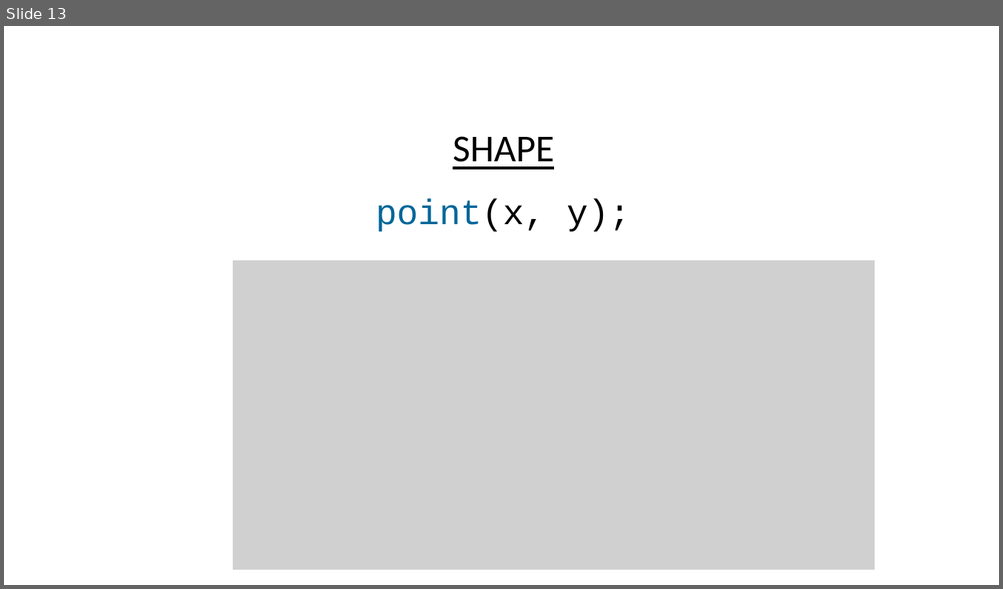
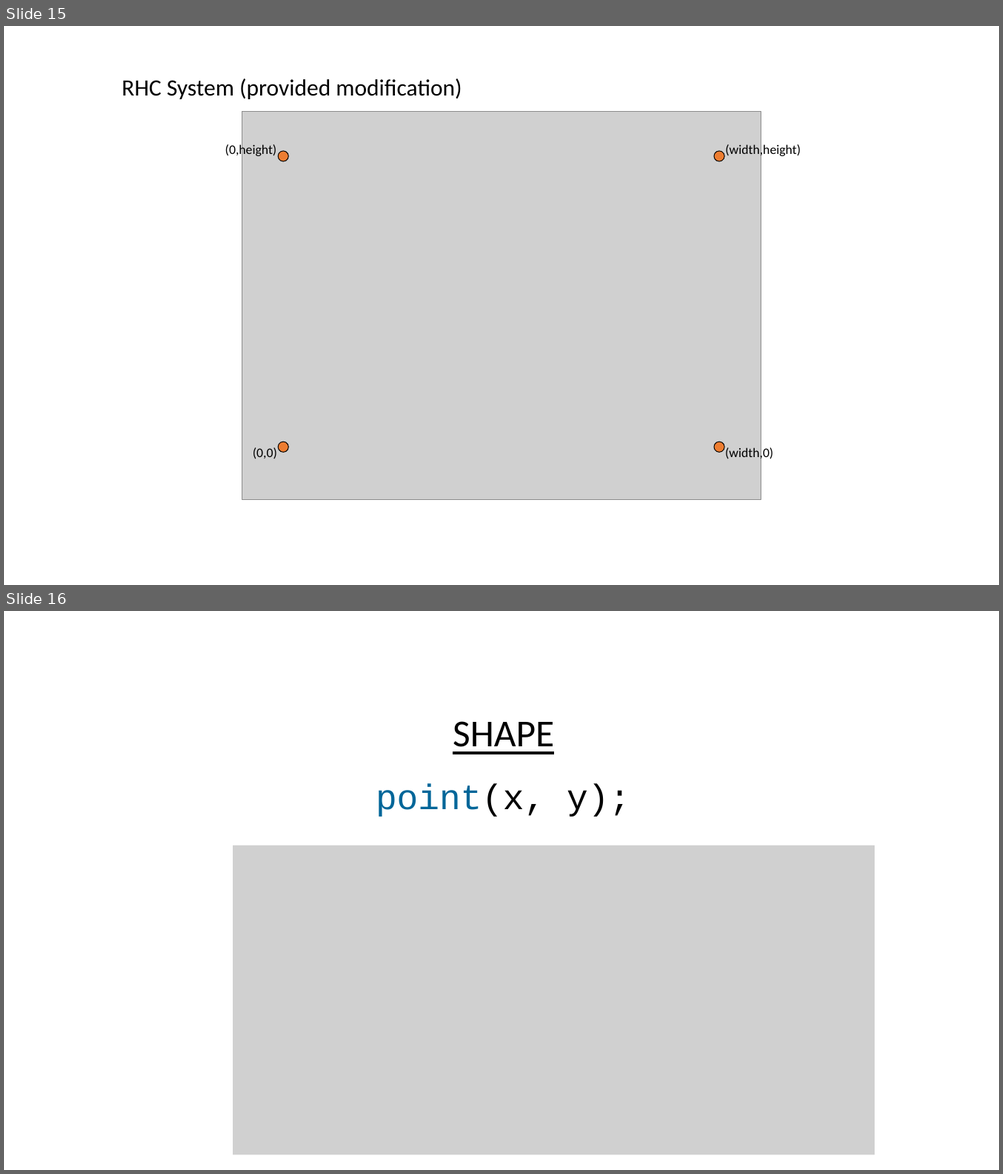
Before and after one commit to USFDataVisualization/Computational-Geometry-Lecture, a slide deck: L02-processing.pptx. Shown one above the other, each under a label of ours: slide 13 before the commit, slides 15 and 16 after it. The pictures are 1003x589 and 1003x1174 pixels, drawn with LibreOffice and Linux fonts; fonts in the diff are those of the drawing; grey boxes stand for pictures; background and template pictures are left out. Boxes give left, top, right and bottom in pixels: in the first picture for what was removed or moved away, otherwise in the second. Text is boxed around its words. In the diff, an @@ line names an element or a change of style, - is before the commit and + after.

```diff
--- a/L02-processing.pptx
+++ b/L02-processing.pptx
@@ slide 15 added at [4,26,999,585], background #FFFFFF @@
@@ text added at [122,79,461,99], 32 pt, text #000000 @@
+RHC System (provided modification)
@@ picture added at [242,111,761,500] @@
@@ text added at [225,143,277,158], 18 pt, text #000000 @@
+(0,height)
@@ ellipse added at [278,151,288,161], fill #ED7D31, outline #000000 1 pt @@
@@ ellipse added at [714,151,724,161], fill #ED7D31, outline #000000 1 pt @@
@@ text added at [725,143,800,158], 18 pt, text #000000 @@
+(width,height)
@@ ellipse added at [278,442,288,452], fill #ED7D31, outline #000000 1 pt @@
@@ ellipse added at [714,442,724,452], fill #ED7D31, outline #000000 1 pt @@
@@ text added at [725,447,773,462], 18 pt, text #000000 @@
+(width,0)
@@ text added at [253,448,277,460], 18 pt, text #000000 @@
+(0,0)
@@ what was slide 13 is now slide 16 @@
```
Also in this commit, not shown: 4 slides changed, 3 other slides added, 41 other files.
